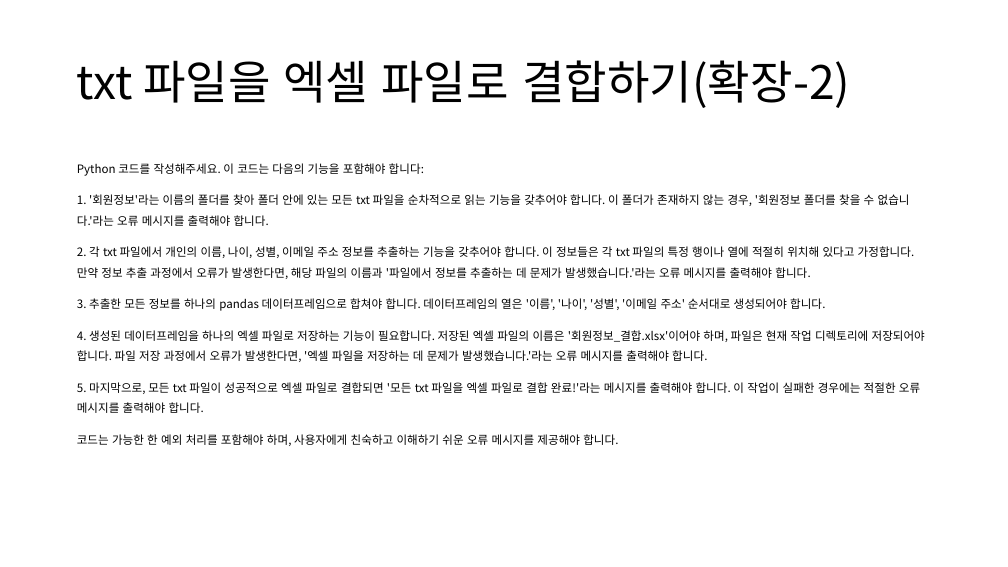
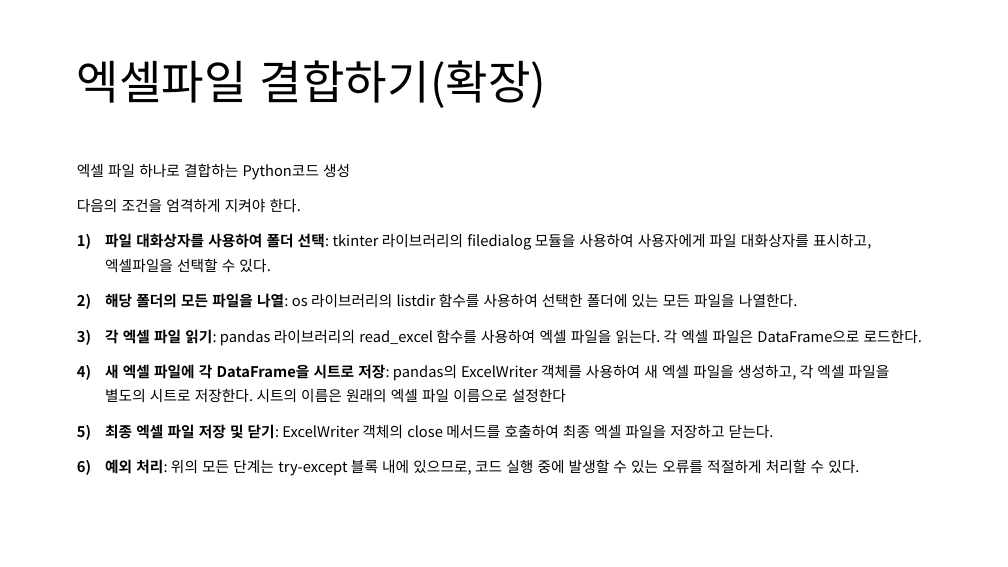
Before and after one commit to lolsaless/Python, a slide deck: slide 16 of 프롬프트 시연.pptx (slide 12 before the commit). Drawn at 1008x567 pixels with LibreOffice and Linux fonts; fonts in the diff are those of the drawing. Boxes give left, top, right and bottom in pixels: in the first picture for what was removed or moved away, otherwise in the second. Text is boxed around its words. In the diff, an @@ line names an element or a change of style, - is before the commit and + after.

```diff
--- a/프롬프트 시연.pptx
+++ b/프롬프트 시연.pptx
@@ title at (77, 60, 547, 108): text changed @@
-txt 파일을 엑셀 파일로 결합하기(확장-2)
+엑셀파일 결합하기(확장)
@@ text at (77, 163, 922, 476): text changed; size 11 to 14 pt @@
-Python 코드를 작성해주세요. 이 코드는 다음의 기능을 포함해야 합니다:
-1. '회원정보'라는 이름의 폴더를 찾아 폴더 안에 있는 모든 txt 파일을 순차적으로 읽는 기능을 갖추어야 합니다. 이 폴더가 존재하지 않는 경우, '회원정보 폴더를 찾을 수 없습니다.'라는 오류 메시지를 출력해야 합니다.
-2. 각 txt 파일에서 개인의 이름, 나이, 성별, 이메일 주소 정보를 추출하는 기능을 갖추어야 합니다. 이 정보들은 각 txt 파일의 특정 행이나 열에 적절히 위치해 있다고 가정합니다. 만약 정보 추출 과정에서 오류가 발생한다면, 해당 파일의 이름과 '파일에서 정보를 추출하는 데 문제가 발생했습니다.'라는 오류 메시지를 출력해야 합니다.
-3. 추출한 모든 정보를 하나의 pandas 데이터프레임으로 합쳐야 합니다. 데이터프레임의 열은 '이름', '나이', '성별', '이메일 주소' 순서대로 생성되어야 합니다.
-4. 생성된 데이터프레임을 하나의 엑셀 파일로 저장하는 기능이 필요합니다. 저장된 엑셀 파일의 이름은 '회원정보_결합.xlsx'이어야 하며, 파일은 현재 작업 디렉토리에 저장되어야 합니다. 파일 저장 과정에서 오류가 발생한다면, '엑셀 파일을 저장하는 데 문제가 발생했습니다.'라는 오류 메시지를 출력해야 합니다.
-5. 마지막으로, 모든 txt 파일이 성공적으로 엑셀 파일로 결합되면 '모든 txt 파일을 엑셀 파일로 결합 완료!'라는 메시지를 출력해야 합니다. 이 작업이 실패한 경우에는 적절한 오류 메시지를 출력해야 합니다.
-코드는 가능한 한 예외 처리를 포함해야 하며, 사용자에게 친숙하고 이해하기 쉬운 오류 메시지를 제공해야 합니다.
+엑셀 파일 하나로 결합하는 Python코드 생성
+다음의 조건을 엄격하게 지켜야 한다.
+1) 파일 대화상자를 사용하여 폴더 선택: tkinter 라이브러리의 filedialog 모듈을 사용하여 사용자에게 파일 대화상자를 표시하고, 엑셀파일을 선택할 수 있다.
+2) 해당 폴더의 모든 파일을 나열: os 라이브러리의 listdir 함수를 사용하여 선택한 폴더에 있는 모든 파일을 나열한다.
+3) 각 엑셀 파일 읽기: pandas 라이브러리의 read_excel 함수를 사용하여 엑셀 파일을 읽는다. 각 엑셀 파일은 DataFrame으로 로드한다.
+4) 새 엑셀 파일에 각 DataFrame을 시트로 저장: pandas의 ExcelWriter 객체를 사용하여 새 엑셀 파일을 생성하고, 각 엑셀 파일을 별도의 시트로 저장한다. 시트의 이름은 원래의 엑셀 파일 이름으로 설정한다
+5) 최종 엑셀 파일 저장 및 닫기: ExcelWriter 객체의 close 메서드를 호출하여 최종 엑셀 파일을 저장하고 닫는다.
+6) 예외 처리: 위의 모든 단계는 try-except 블록 내에 있으므로, 코드 실행 중에 발생할 수 있는 오류를 적절하게 처리할 수 있다.
```
Also in this commit, not shown: 12 other slides changed, 1 slide added, 2 slides removed.
